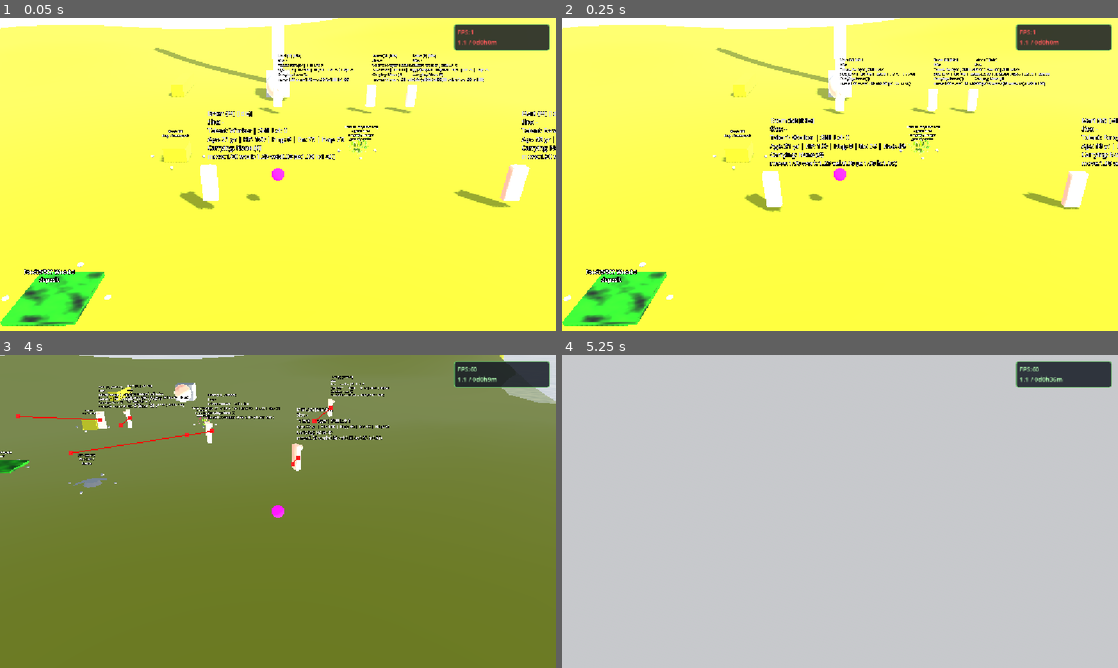
Above: before the commit, frames 1-4 (two rows, left to right).
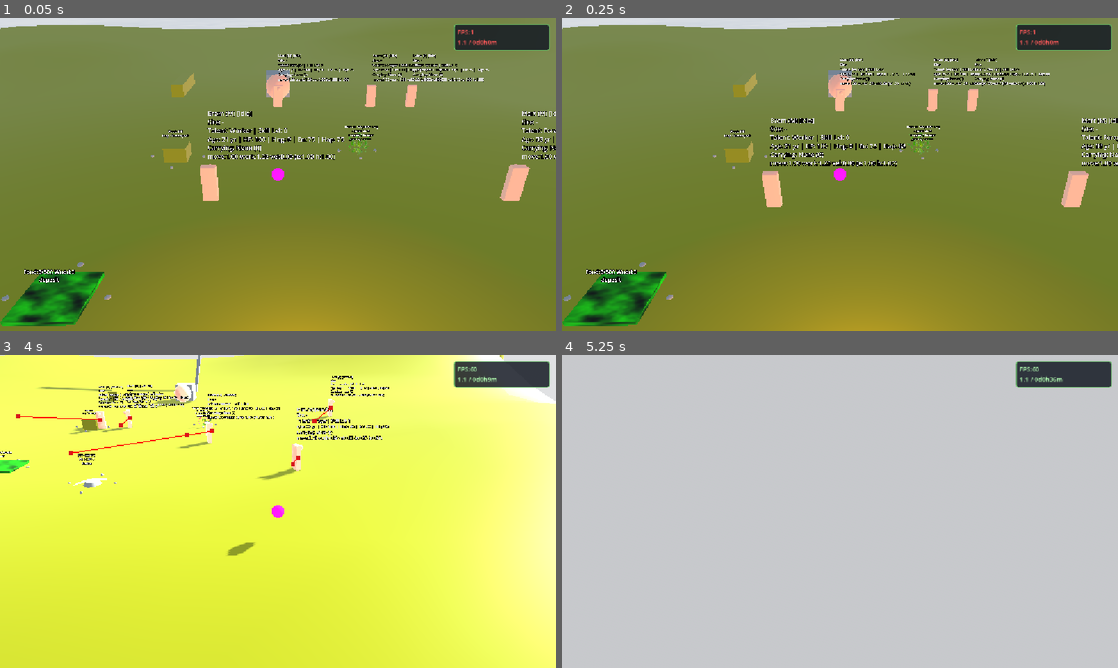
Above: after the commit, the same moments.

Repository: snowydad/Tribe
Game: Godot game, scene res://src/main/main.tscn
Two runs of this game, one before a commit and one after it. Both use one fixed random seed, a clock stepped at 60 frames per second and the inputs below. The project has no main scene, so this scene is started directly.
Inputs (mouse positions are in pixels of both pictures, inside the frame that each line leads up to):
- Up to frame 1 (0.05 s): no input
- Up to frame 2 (0.25 s): no input
- Up to frame 3 (4 s): tap Enter at 0.5, 2 s; move the mouse to (400, 495) at 0.52 s; hold D 0.53-1.25 s; tap 0 at 0.6 s; click (400, 495) at 0.67 s; tap Space at 1.25 s; drag from (166, 527) to (250, 574) at 1.27 s; move the mouse to (333, 442) at 2.02 s; hold D 2.03-2.75 s; tap 2 at 2.1 s; drag from (250, 574) to (111, 464) at 2.77 s; move the mouse to (444, 558) at 3.52 s; tap 4 at 3.6 s
- Up to frame 4 (5.25 s): drag from (673, 464) to (756, 433) at 4.27 s; move the mouse to (867, 511) at 5.02 s; tap 1 at 5.1 s; click (867, 511) at 5.17 s

The runs differ from the first frame. In frame 1, 96% of the frame differs, in the area x 0-100%, y 0-100%; in frame 2, 96%; in frame 3, 96%; in frame 4, nothing differs.

Commit message:
Day cycle

Diff:
--- a/src/main/SunPivot.gd
+++ b/src/main/SunPivot.gd
@@ -1,29 +1,71 @@
 # ==============================================================================
-# SunPivot.gd — ТОЛЬКО вращение. Старт = как в сцене (не трогаем).
-# ОБНОВЛЕНО: 2026-10-15 — strip energy/color/phases; base from scene
+# SunPivot.gd — вращение от позы сцены + доли фаз; ночь крутится быстрее
+# ОБНОВЛЕНО: 2026-10-16 — spin 0 at noon (scene pose), not at progress 0
 # ==============================================================================
 extends Node3D
 
-## −1 / +1 — направление
 @export var spin_sign: float = -1.0
-## Градусов за полный цикл progress 0→1
 @export var degrees_per_cycle: float = 360.0
 
-## Поза из сцены (снимок в _ready)
+## Доли ВРЕМЕНИ (сумма 1) — из ini
+@export var phase_dawn: float = 0.1
+@export var phase_day: float = 0.7
+@export var phase_dusk: float = 0.1
+@export var phase_night: float = 0.1
+
+## Множители угловой скорости (ночь > 1 → быстрее доворачивается)
+@export var mult_dawn: float = 1.0
+@export var mult_day: float = 1.0
+@export var mult_dusk: float = 1.0
+@export var mult_night: float = 3.0
+
+@export_group("Light color / energy")
+@export var energy_day: float = 1.15
+@export var energy_night: float = 0.05
+@export var color_day: Color = Color(1.0, 0.98, 0.92)
+@export var color_dawn: Color = Color(1.0, 0.55, 0.35)
+@export var color_dusk: Color = Color(1.0, 0.45, 0.28)
+@export var color_night: Color = Color(0.4, 0.5, 0.75)
+
+var _sun: DirectionalLight3D
 var _base_basis: Basis = Basis.IDENTITY
 var _base_origin: Vector3 = Vector3.ZERO
+var _phase: String = "day"
+var _phase_t: float = 0.0
+var _progress: float = 0.0
 
 
 func _ready() -> void:
-	# как выставлено в редакторе — не сбрасываем в 0
 	_base_basis = transform.basis
 	_base_origin = transform.origin
+	_sun = _find_sun()
+	_load_config()
 	if TimeManager and TimeManager.has_signal("day_night_cycle_updated"):
 		if not TimeManager.day_night_cycle_updated.is_connected(_on_day_night):
 			TimeManager.day_night_cycle_updated.connect(_on_day_night)
-	# progress 0 → ровно сцена
 	_apply(0.0)
-	print("[SunPivot] base from scene, spin_sign=%.1f deg/cycle=%.0f" % [spin_sign, degrees_per_cycle])
+	print("[SunPivot] phases d/d/d/n=%.2f/%.2f/%.2f/%.2f night_mult=%.1f" % [
+		phase_dawn, phase_day, phase_dusk, phase_night, mult_night
+	])
+
+
+func _load_config() -> void:
+	if not ConfigLoader:
+		return
+	phase_dawn = float(ConfigLoader.get_value("day_night_phases", "dawn", phase_dawn))
+	phase_day = float(ConfigLoader.get_value("day_night_phases", "day", phase_day))
+	phase_dusk = float(ConfigLoader.get_value("day_night_phases", "dusk", phase_dusk))
+	phase_night = float(ConfigLoader.get_value("day_night_phases", "night", phase_night))
+	mult_dawn = float(ConfigLoader.get_value("day_night_spin", "dawn_mult", mult_dawn))
+	mult_day = float(ConfigLoader.get_value("day_night_spin", "day_mult", mult_day))
+	mult_dusk = float(ConfigLoader.get_value("day_night_spin", "dusk_mult", mult_dusk))
+	mult_night = float(ConfigLoader.get_value("day_night_spin", "night_mult", mult_night))
+	var s: float = phase_dawn + phase_day + phase_dusk + phase_night
+	if s > 0.001 and absf(s - 1.0) > 0.02:
+		phase_dawn /= s
+		phase_day /= s
+		phase_dusk /= s
+		phase_night /= s
 
 
 func _on_day_night(progress: float) -> void:
@@ -31,7 +73,121 @@
 
 
 func _apply(progress: float) -> void:
-	# progress=0 → basis сцены; дальше доворот вокруг локального X базы
-	var spin_rad: float = progress * deg_to_rad(degrees_per_cycle) * spin_sign
+	_progress = progress
+	_resolve_phase(progress)
+	# Поза сцены = ПОЛДЕНЬ (середина day), не progress=0
+	# spin_p: 0…1 за сутки; ноль угла когда progress == noon
+	var noon: float = phase_dawn + phase_day * 0.5
+	var spin_p: float = _time_to_spin_progress(progress)
+	var noon_p: float = _time_to_spin_progress(noon)
+	var spin_delta: float = spin_p - noon_p
+	# wrap −0.5…0.5 чтобы путь был кратчайший от полудня
+	if spin_delta > 0.5:
+		spin_delta -= 1.0
+	if spin_delta < -0.5:
+		spin_delta += 1.0
+	var spin_rad: float = spin_delta * deg_to_rad(degrees_per_cycle) * spin_sign
 	transform.basis = _base_basis * Basis(Vector3.RIGHT, spin_rad)
 	transform.origin = _base_origin
+	_apply_light()
+
+
+func _find_sun() -> DirectionalLight3D:
+	for c in get_children():
+		if c is DirectionalLight3D:
+			return c as DirectionalLight3D
+	return get_node_or_null("DirectionalLight3D") as DirectionalLight3D
+
+
+func _apply_light() -> void:
+	if _sun == null:
+		return
+	_sun.light_energy = _energy_for_phase()
+	_sun.light_color = _color_for_phase()
+
+
+func _energy_for_phase() -> float:
+	match _phase:
+		"dawn":
+			return lerpf(energy_night, energy_day, _phase_t)
+		"day":
+			return energy_day
+		"dusk":
+			return lerpf(energy_day, energy_night, _phase_t)
+		_:
+			return energy_night
+
+
+func _color_for_phase() -> Color:
+	match _phase:
+		"dawn":
+			return color_dawn.lerp(color_day, _phase_t)
+		"day":
+			return color_day
+		"dusk":
+			return color_day.lerp(color_dusk, _phase_t)
+		_:
+			return color_night
+
+
+## Кусок [start, start+len), rate mult → вклад в «угол»
+func _time_to_spin_progress(p: float) -> float:
+	var segs: Array = [
+		{"len": phase_dawn, "mult": maxf(mult_dawn, 0.001)},
+		{"len": phase_day, "mult": maxf(mult_day, 0.001)},
+		{"len": phase_dusk, "mult": maxf(mult_dusk, 0.001)},
+		{"len": phase_night, "mult": maxf(mult_night, 0.001)},
+	]
+	var total_w: float = 0.0
+	for s in segs:
+		total_w += float(s["len"]) * float(s["mult"])
+	if total_w < 0.0001:
+		return p
+	var acc_t: float = 0.0
+	var acc_w: float = 0.0
+	for s in segs:
+		var L: float = float(s["len"])
+		var M: float = float(s["mult"])
+		var w: float = L * M
+		if p <= acc_t + L + 0.0000001:
+			var local_t: float = 0.0 if L <= 0.0 else (p - acc_t) / L
+			local_t = clampf(local_t, 0.0, 1.0)
+			return (acc_w + local_t * w) / total_w
+		acc_t += L
+		acc_w += w
+	return 1.0
+
+
+func _resolve_phase(p: float) -> void:
+	var a1: float = phase_dawn
+	var a2: float = a1 + phase_day
+	var a3: float = a2 + phase_dusk
+	if p < a1:
+		_phase = "dawn"
+		_phase_t = 0.0 if phase_dawn <= 0.0 else p / phase_dawn
+	elif p < a2:
+		_phase = "day"
+		_phase_t = 0.0 if phase_day <= 0.0 else (p - a1) / phase_day
+	elif p < a3:
+		_phase = "dusk"
+		_phase_t = 0.0 if phase_dusk <= 0.0 else (p - a2) / phase_dusk
+	else:
+		_phase = "night"
+		_phase_t = 0.0 if phase_night <= 0.0 else (p - a3) / phase_night
+	_phase_t = clampf(_phase_t, 0.0, 1.0)
+
+
+func get_phase() -> String:
+	return _phase
+
+
+func get_phase_t() -> float:
+	return _phase_t
+
+
+func get_progress() -> float:
+	return _progress
+
+
+func is_night() -> bool:
+	return _phase == "night"
--- a/src/main/main.tscn
+++ b/src/main/main.tscn
@@ -63,15 +63,15 @@
 script = ExtResource("4_4tqcc")
 
 [node name="Sun" type="DirectionalLight3D" parent="SunPivot" unique_id=2056928374]
-transform = Transform3D(0.70710677, -0.50000006, 0.49999994, 0, 0.70710665, 0.7071069, -0.70710677, -0.50000006, 0.49999994, 0, 25.053116, 16.011642)
+transform = Transform3D(-4.371139e-08, -0.70710677, 0.70710665, 0, 0.70710665, 0.70710677, -1, 3.0908616e-08, -3.0908613e-08, 0, 30, -0.024)
 shadow_enabled = true
 shadow_opacity = 0.9
 shadow_blur = 0.01
 directional_shadow_pancake_size = 100.0
 
 [node name="Devpole" type="CSGBox3D" parent="SunPivot" unique_id=111752427]
-transform = Transform3D(1, 0, 0, 0, 1, 0, 0, 0, 1, 0, 13.405277, 0)
-size = Vector3(1, 22.5542, 1)
+transform = Transform3D(1, 0, 0, 0, 1, 0, 0, 0, 1, 0.0008544922, 13.405277, -0.017913818)
+size = Vector3(0.36791992, 22.5542, 0.41644287)
 
 [node name="CameraAnchor" type="Node3D" parent="." unique_id=1779606153]
 transform = Transform3D(1, 0, 0, 0, 0.99999994, 0, 0, 0, 0.99999994, 0, 3, 22.50512)
